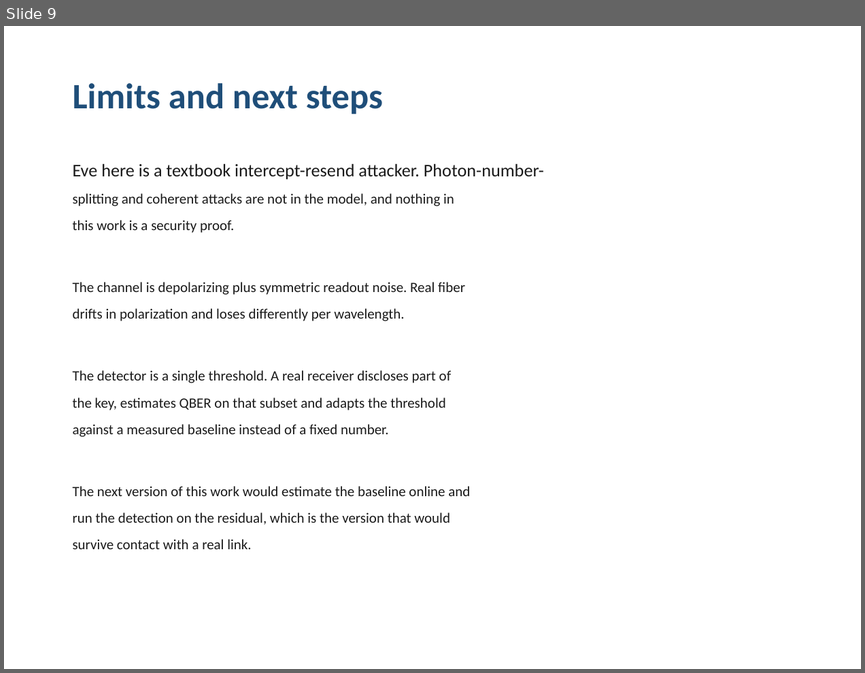
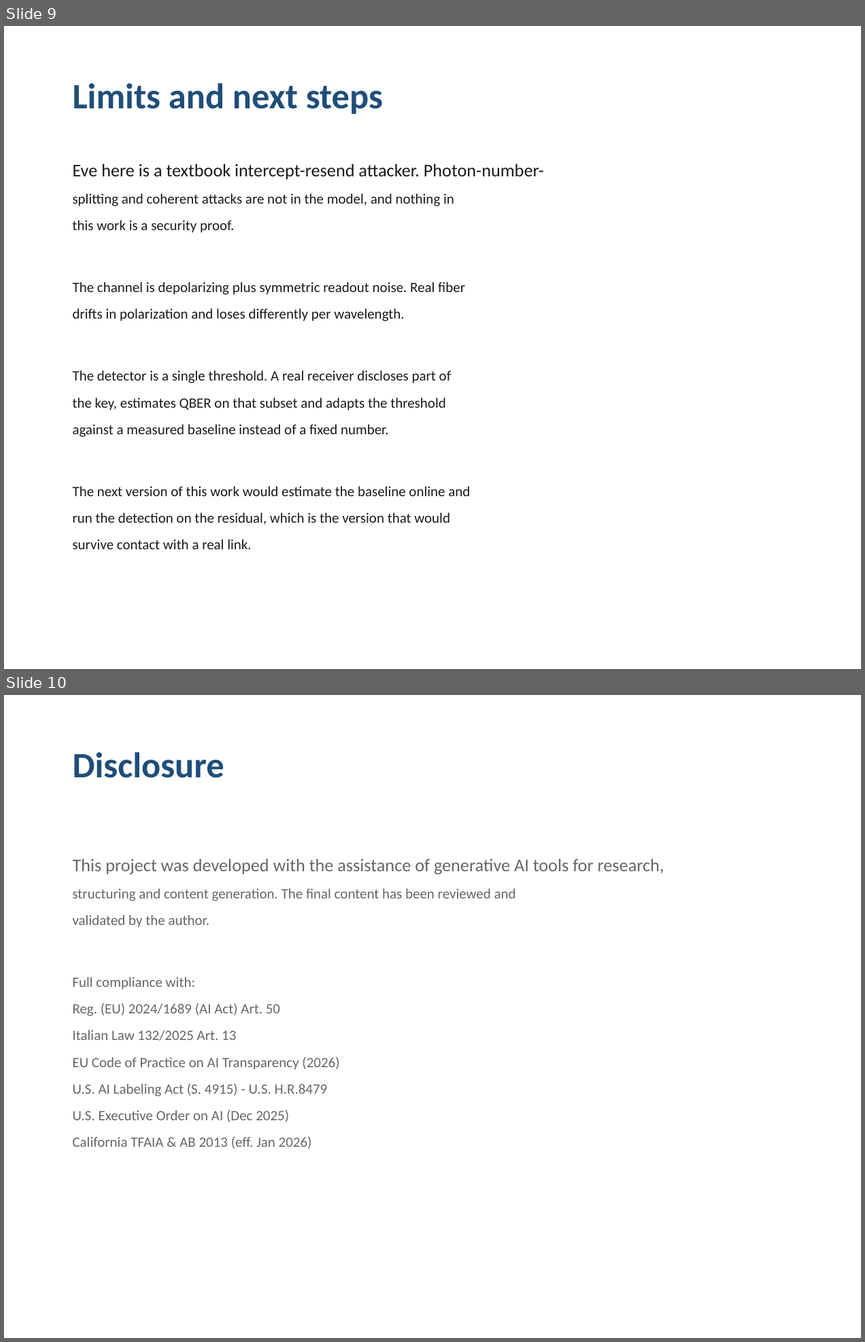
Before and after one commit to ChiaraDeVenuto/evesense-qkd, a slide deck: report/evesense_deck.pptx. Shown one above the other, each under a label of ours: slide 9 before the commit, slides 9 and 10 after it. The pictures are 865x673 and 865x1342 pixels, drawn with LibreOffice and Linux fonts; fonts in the diff are those of the drawing. Boxes give left, top, right and bottom in pixels: in the first picture for what was removed or moved away, otherwise in the second. Text is boxed around its words. In the diff, an @@ line names an element or a change of style, - is before the commit and + after.

Commit message:
Add AI disclosure to source files and deck

```diff
--- a/report/evesense_deck.pptx
+++ b/report/evesense_deck.pptx
@@ slide 10 added at bbox=[4, 695, 861, 1338], background #FFFFFF @@
@@ text added at bbox=[73, 752, 224, 778], 30 pt, text #1F4E79, bold @@
+Disclosure
@@ text added at bbox=[73, 859, 664, 1149], 12 pt, text #666666 @@
+This project was developed with the assistance of generative AI tools for research,
+structuring and content generation. The final content has been reviewed and
+validated by the author.
+Full compliance with:
+Reg. (EU) 2024/1689 (AI Act) Art. 50
+Italian Law 132/2025 Art. 13
+EU Code of Practice on AI Transparency (2026)
+U.S. AI Labeling Act (S. 4915) - U.S. H.R.8479
+U.S. Executive Order on AI (Dec 2025)
+California TFAIA & AB 2013 (eff. Jan 2026)
```
Also in this commit, not shown: 4 other files.
